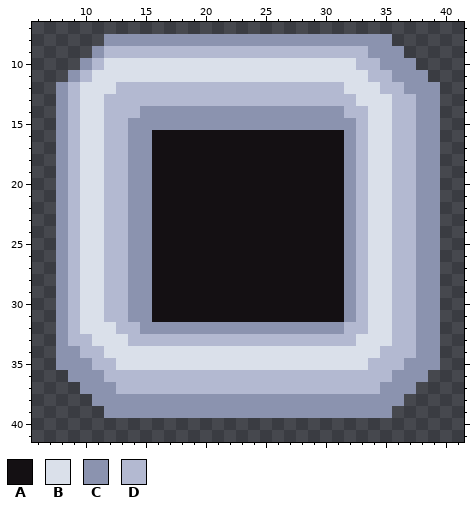
Two versions of one pixel-art file, img/displaybox.ase. This is how it looked before the edit.
48x48 pixels, 1 frame. Shown: x 6..41, y 7..41.
Palette (. is transparent): A #141013  B #dae0ea  C #8b93af  D #b3b9d1
Pixels before, first column x 8:
 8 ....CCCCCCCCCCCCCCCCCCCCCCCC....
 9 ...CDDDDDDDDDDDDDDDDDDDDDDCCC...
10 ..CDBBBBBBBBBBBBBBBBBBBBBDDCCC..
11 .CDBBBBBBBBBBBBBBBBBBBBBBBDDCCC.
12 CDBBBDDDDDDDDDDDDDDDDDDDBBBDDCCC
13 CDBBDDDDDDDDDDDDDDDDDDDDDBBBDDCC
14 CDBBDDDCCCCCCCCCCCCCCCCCDDBBDDCC
15 CDBBDDCCCCCCCCCCCCCCCCCCCDBBDDCC
16 CDBBDDCCAAAAAAAAAAAAAAAACDBBDDCC
17 CDBBDDCCAAAAAAAAAAAAAAAACDBBDDCC
18 CDBBDDCCAAAAAAAAAAAAAAAACDBBDDCC
19 CDBBDDCCAAAAAAAAAAAAAAAACDBBDDCC
20 CDBBDDCCAAAAAAAAAAAAAAAACDBBDDCC
21 CDBBDDCCAAAAAAAAAAAAAAAACDBBDDCC
22 CDBBDDCCAAAAAAAAAAAAAAAACDBBDDCC
23 CDBBDDCCAAAAAAAAAAAAAAAACDBBDDCC
24 CDBBDDCCAAAAAAAAAAAAAAAACDBBDDCC
25 CDBBDDCCAAAAAAAAAAAAAAAACDBBDDCC
26 CDBBDDCCAAAAAAAAAAAAAAAACDBBDDCC
27 CDBBDDCCAAAAAAAAAAAAAAAACDBBDDCC
28 CDBBDDCCAAAAAAAAAAAAAAAACDBBDDCC
29 CDBBDDCCAAAAAAAAAAAAAAAACDBBDDCC
30 CDBBDDCCAAAAAAAAAAAAAAAACDBBDDCC
31 CDBBDDCCAAAAAAAAAAAAAAAACDBBDDCC
32 CDBBBDDCCCCCCCCCCCCCCCCCDDBBDDCC
33 CDDBBBDDDDDDDDDDDDDDDDDDDBBBDDCC
34 CCDDBBBBBBBBBBBBBBBBBBBBBBBDDDCC
35 CCCDDBBBBBBBBBBBBBBBBBBBBBDDDCCC
36 .CCCDDDDDDDDDDDDDDDDDDDDDDDDCCC.
37 ..CCCDDDDDDDDDDDDDDDDDDDDDDCCC..
38 ...CCCCCCCCCCCCCCCCCCCCCCCCCC...
39 ....CCCCCCCCCCCCCCCCCCCCCCCC....
The result:
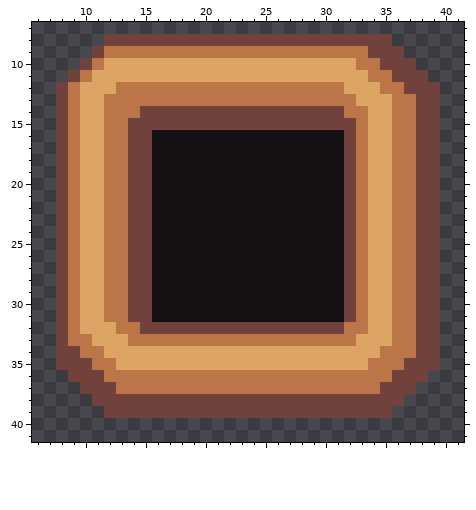
What changed:
colour B: #dae0ea -> #dba463
colour C: #8b93af -> #71413b
colour D: #b3b9d1 -> #bb7547
Pixel boxes of the changes (left, top, right, bottom) in both pictures:
changed: (56, 34, 440, 418)
